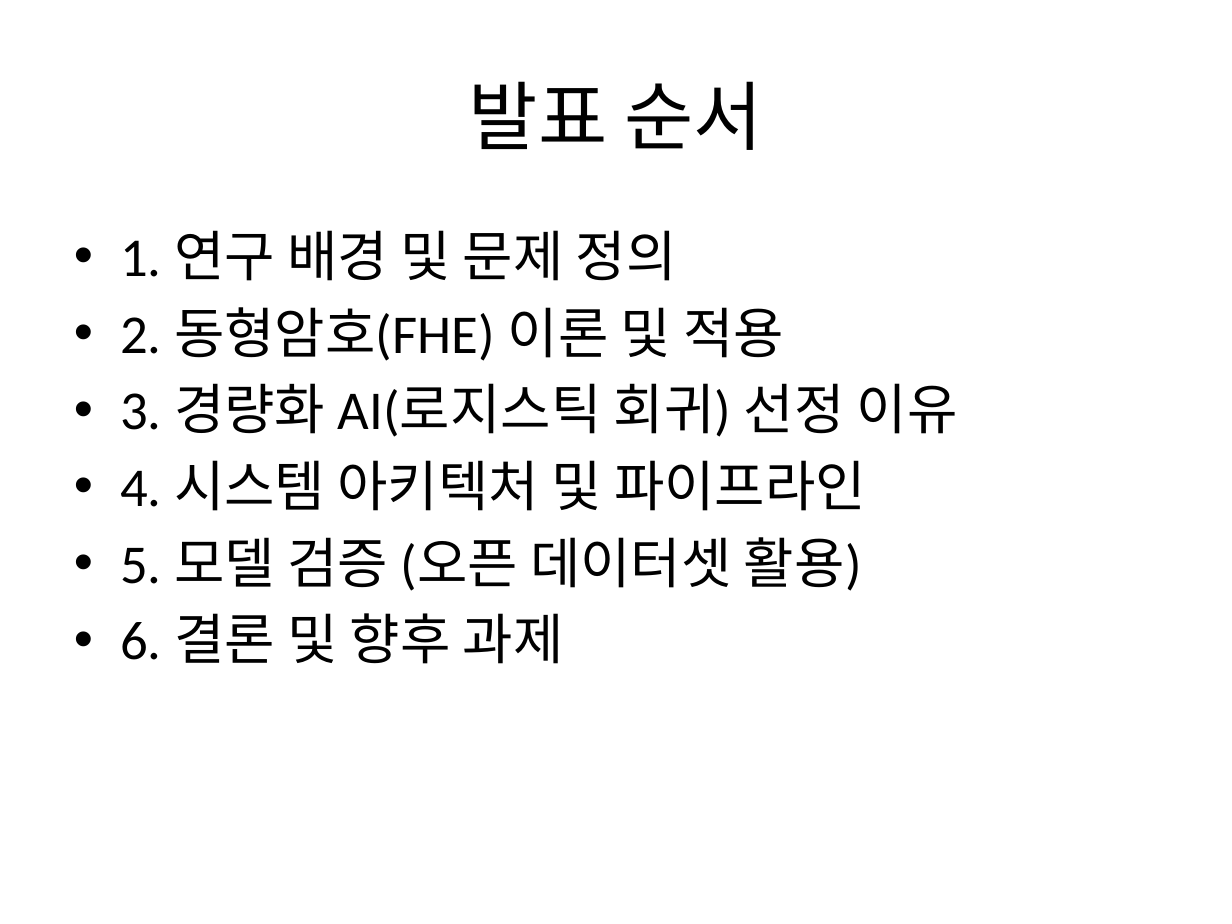
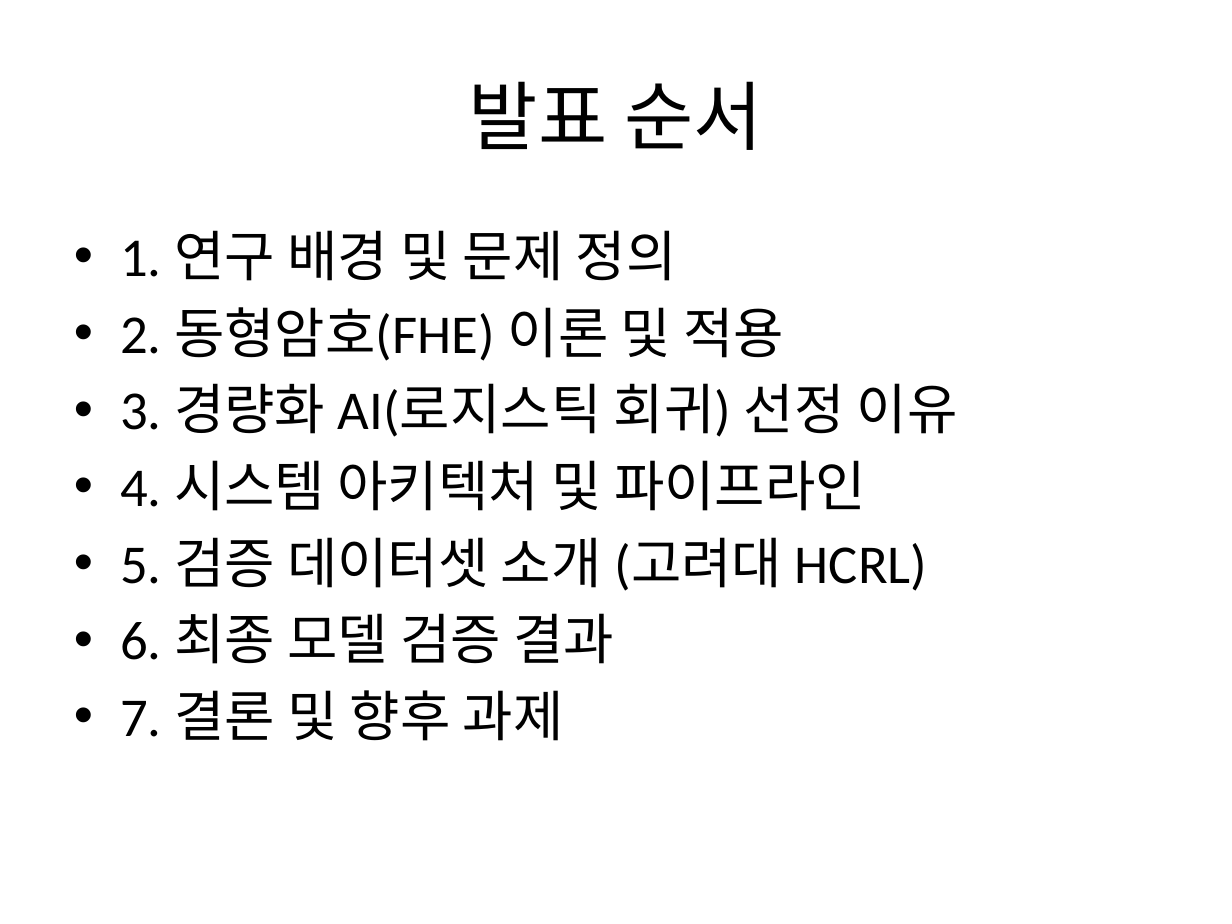
Before and after one commit to dongkunkim64/Final-Term-Project, a slide deck: slide 2 of UGV_FHE_Presentation_Final.pptx. Drawn at 1232x924 pixels with LibreOffice and Linux fonts; fonts in the diff are those of the drawing. Boxes give left, top, right and bottom in pixels: in the first picture for what was removed or moved away, otherwise in the second. Text is boxed around its words. In the diff, an @@ line names an element or a change of style, - is before the commit and + after.

Commit message:
Add HCRL dataset introduction slide

```diff
--- a/UGV_FHE_Presentation_Final.pptx
+++ b/UGV_FHE_Presentation_Final.pptx
@@ text at (x1=120, y1=537, x2=928, y2=741): text changed @@
-• 5. 모델 검증 (오픈 데이터셋 활용)
-• 6. 결론 및 향후 과제
+• 5. 검증 데이터셋 소개 (고려대 HCRL)
+• 6. 최종 모델 검증 결과
+• 7. 결론 및 향후 과제
```
Also in this commit, not shown: 2 other slides changed, 1 slide added, 2 other files.
